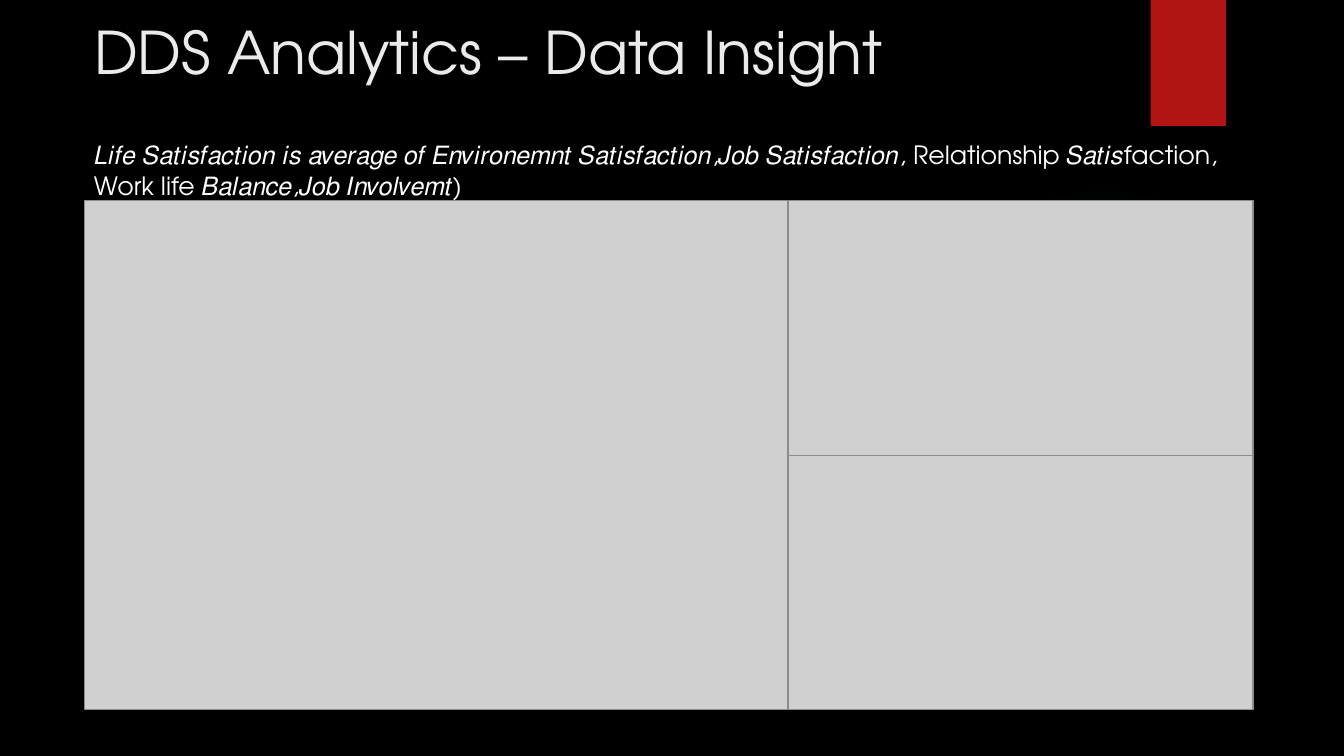
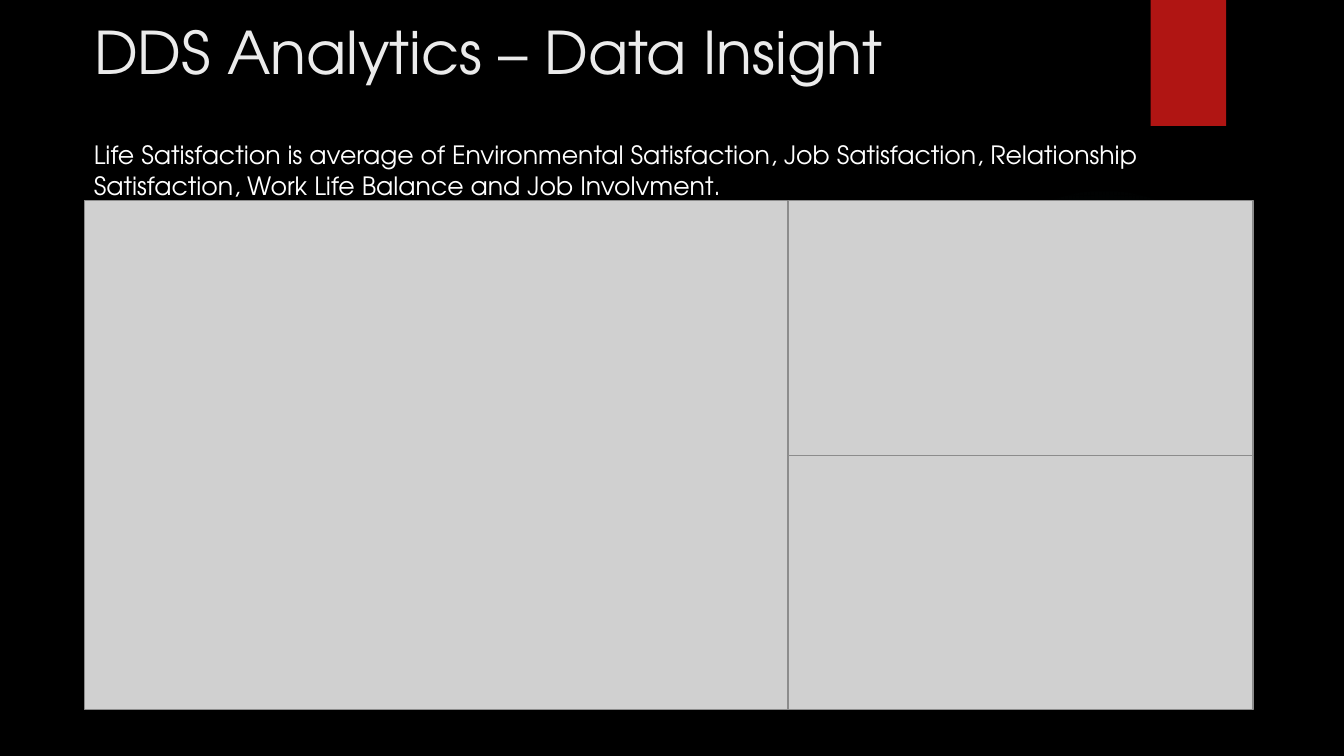
Before and after one commit to HammerLynch/MSDS6306_Case_Study_2, a slide deck: slide 7 of Presentation/DDSAnalytics_2.pptx. Drawn at 1344x756 pixels with LibreOffice and Linux fonts; fonts in the diff are those of the drawing; grey boxes stand for pictures; background and template pictures are left out. Boxes give left, top, right and bottom in pixels: in the first picture for what was removed or moved away, otherwise in the second. Text is boxed around its words. In the diff, an @@ line names an element or a change of style, - is before the commit and + after.

Commit message:
Final Formatting of Presentation

```diff
--- a/Presentation/DDSAnalytics_2.pptx
+++ b/Presentation/DDSAnalytics_2.pptx
@@ text at bbox=[94, 145, 1137, 207]: text changed @@
-𝐿𝑖𝑓𝑒 𝑆𝑎𝑡𝑖𝑠𝑓𝑎𝑐𝑡𝑖𝑜𝑛 𝑖𝑠 𝑎𝑣𝑒𝑟𝑎𝑔𝑒 𝑜𝑓 𝐸𝑛𝑣𝑖𝑟𝑜𝑛𝑒𝑚𝑛𝑡 𝑆𝑎𝑡𝑖𝑠𝑓𝑎𝑐𝑡𝑖𝑜𝑛,𝐽𝑜𝑏 𝑆𝑎𝑡𝑖𝑠𝑓𝑎𝑐𝑡𝑖𝑜𝑛, Relationship 𝑆𝑎𝑡𝑖𝑠faction, Work life 𝐵𝑎𝑙𝑎𝑛𝑐𝑒,𝐽𝑜𝑏 𝐼𝑛𝑣𝑜𝑙𝑣𝑒𝑚𝑡)
+Life Satisfaction is average of Environmental Satisfaction, Job Satisfaction, Relationship Satisfaction, Work Life Balance and Job Involvment.
```
